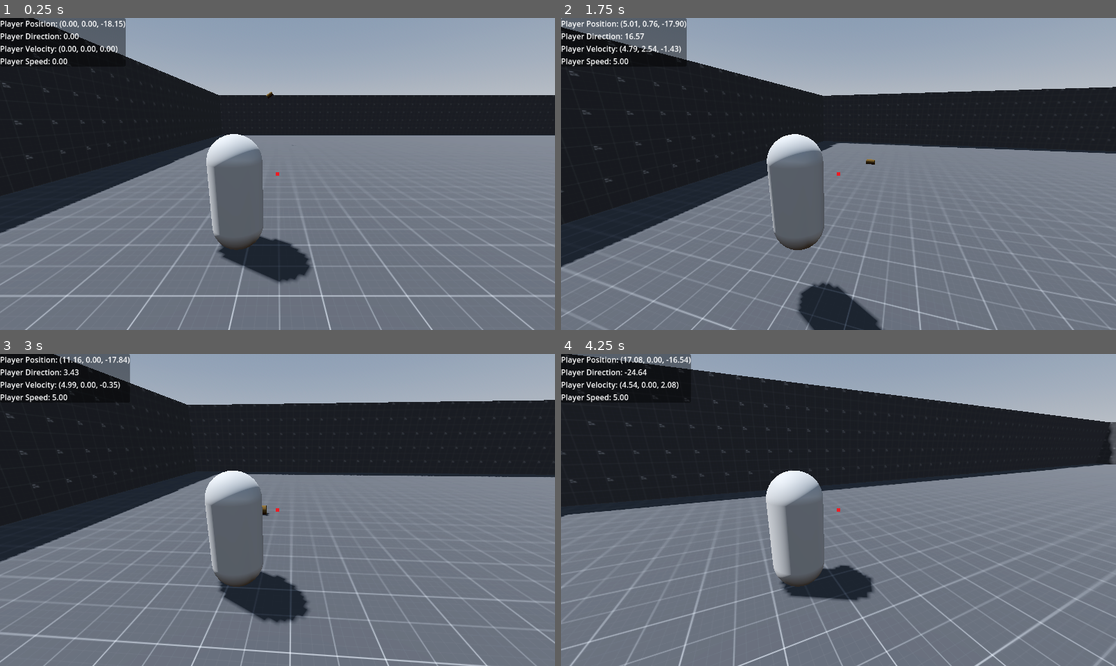
Above: before the commit, frames 1-4 (two rows, left to right).
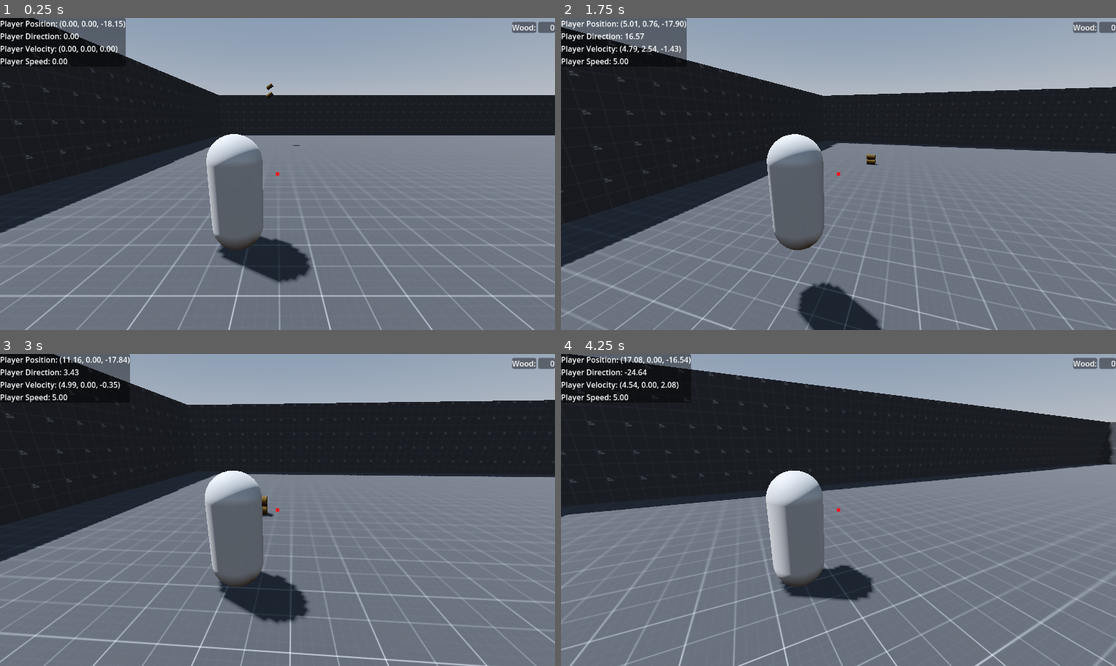
Above: after the commit, the same moments.

Repository: Zokerus/Tamera-Prototype
Game: Godot game, scene res://main.tscn
The game is run twice, just before and just after one commit, with the same random seed, the same clock (stepped at 60 frames per second) and the same inputs.
Inputs (mouse positions are in pixels of both pictures, inside the frame that each line leads up to):
- Up to frame 1 (0.25 s): no input
- Up to frame 2 (1.75 s): tap Enter (ui_accept) at 0.5, 0.77, 1.52 s; move the mouse to (866, 174) at 0.52 s; hold E (Interact, bound only after the commit) 0.53-1.28 s; hold W (Forward) from 0.53 s (still down); move the mouse to (810, 174) at 1.27 s; tap E (Interact, bound only after the commit) at 1.35 s
- Up to frame 3 (3 s): keep holding W (Forward); move the mouse to (288, 503) at 2.02 s; hold E (Interact, bound only after the commit) 2.03-2.78 s; move the mouse to (271, 516) at 2.77 s; tap E (Interact, bound only after the commit) at 2.85 s
- Up to frame 4 (4.25 s): keep holding W (Forward); tap Enter (ui_accept) at 3.02, 3.77 s; move the mouse to (877, 513) at 3.52 s; hold E (Interact, bound only after the commit) from 3.53 s (still down)

The runs differ from the first frame. In frame 1, 0.3% of the frame differs, in the area x 47-100%, y 1-41%; in frame 2, 0.3%; in frame 3, 0.3%, in the area x 47-100%, y 1-53%; in frame 4, 0.3%.

Commit message:
display interactables in gui and despawn

Diff:
--- a/Character/Camera/camera_controller.gd
+++ b/Character/Camera/camera_controller.gd
@@ -4,11 +4,13 @@
 @onready var v_pivot: Node3D = $vPivot
 @onready var shape_cast_3d: ShapeCast3D = $vPivot/SpringArm3D/Node3D/Camera3D/ShapeCast3D
 
-signal interactable_detected(detect: bool)
+signal interactable_detected(objectName: String)
 
 @export var h_Sensetivity: float = 0.005
 @export var v_Sensetivity: float = 0.005
 @export var Invert_YAxis: bool = false
+
+var lastDetectedObject: InteractComponent
 
 # Called when the node enters the scene tree for the first time.
 func _ready() -> void:
@@ -21,17 +23,30 @@
 		v_pivot.rotate_x(-event.relative.y * v_Sensetivity) #turn vertically around the player
 		v_pivot.rotation.x = clampf(v_pivot.rotation.x, -PI*0.25, PI*0.25)
 
-func _physics_process(delta: float) -> void:
+	if event.is_action_pressed("Interact"):
+		if lastDetectedObject:
+			lastDetectedObject.get_parent().queue_free()
+			interactable_detected.emit("")
+
+
+func _process(delta: float) -> void:
 	var object: InteractComponent = Get_Interactable()
-	if object:
-		print(object.get_parent().name)
+	if object != lastDetectedObject:
+		if !object:
+			interactable_detected.emit("")
+		else:
+			interactable_detected.emit(object.get_parent().name)
+		lastDetectedObject = object
+		#print(object.get_parent().name)
 
 func Get_Interactable()-> InteractComponent:
-	for i in shape_cast_3d.get_collision_count():
-		if i > 0 and shape_cast_3d.get_collider(i) is PlayerCharacter:
-			# ShapeCast3D detect the player itself
-			return null
-		if shape_cast_3d.get_collider(i).get_node_or_null("InteractComponent") is InteractComponent:
-			return shape_cast_3d.get_collider(i).get_node_or_null("InteractComponent")
+	for i in range(shape_cast_3d.get_collision_count()):
+		var collider: Object = shape_cast_3d.get_collider(i)
+		if collider:
+			if i > 0 and collider is PlayerCharacter:
+				# ShapeCast3D detect the player itself
+				return null
+			if collider.get_node_or_null("InteractComponent") is InteractComponent:
+				return collider.get_node_or_null("InteractComponent")
 
 	return null
--- a/Character/PlayerController/player_controller.tscn
+++ b/Character/PlayerController/player_controller.tscn
@@ -15,3 +15,5 @@
 
 [node name="Debug UI" parent="CanvasLayer" node_paths=PackedStringArray("player") instance=ExtResource("3_ktnv2")]
 player = NodePath("../../Player")
+
+[connection signal="interactable_detected" from="CameraController" to="CanvasLayer/Debug UI" method="SetInteractable"]
--- a/GUI/Debug/debug_ui.gd
+++ b/GUI/Debug/debug_ui.gd
@@ -4,6 +4,7 @@
 @export var player: PlayerCharacter
 
 @onready var label: Label = $Label
+@onready var interactable: Label = $Interactable
 
 # Called every frame. 'delta' is the elapsed time since the previous frame.
 func _process(delta: float) -> void:
@@ -13,3 +14,11 @@
 	label.text += "Player Velocity: (%.2f, %.2f, %.2f)\n" % [player.velocity.x, player.velocity.y, player.velocity.z]
 	label.text += "Player Speed: %.2f\n" % [player.movementSpeed]
 	#label.text += "Movement Direction: (%.2f, %.2f)\n" % [player.movementDirection.x, player.movementDirection.z]
+
+
+func SetInteractable(objectName: String) -> void:
+	if objectName.length() > 0:
+		interactable.text = objectName
+		interactable.show()
+	else:
+		interactable.hide()
--- a/GUI/Debug/debug_ui.tscn
+++ b/GUI/Debug/debug_ui.tscn
@@ -42,3 +42,43 @@
 grow_vertical = 2
 texture = ExtResource("2_avlpk")
 stretch_mode = 3
+
+[node name="Interactable" type="Label" parent="."]
+visible = false
+layout_mode = 1
+anchors_preset = 8
+anchor_left = 0.5
+anchor_top = 0.5
+anchor_right = 0.5
+anchor_bottom = 0.5
+offset_left = -58.0
+offset_top = 42.0
+offset_right = 62.0
+offset_bottom = 65.0
+grow_horizontal = 2
+grow_vertical = 2
+theme_override_styles/normal = SubResource("StyleBoxFlat_5hsfl")
+text = "Object"
+horizontal_alignment = 1
+
+[node name="HBoxContainer" type="HBoxContainer" parent="."]
+layout_mode = 1
+anchors_preset = 1
+anchor_left = 1.0
+anchor_right = 1.0
+offset_left = -40.0
+offset_bottom = 40.0
+grow_horizontal = 0
+
+[node name="Resources" type="Label" parent="HBoxContainer"]
+layout_mode = 2
+theme_override_styles/normal = SubResource("StyleBoxFlat_5hsfl")
+text = "Wood:"
+
+[node name="WoodNumber" type="Label" parent="HBoxContainer"]
+custom_minimum_size = Vector2(35, 0)
+layout_mode = 2
+theme_override_styles/normal = SubResource("StyleBoxFlat_5hsfl")
+text = "0
+"
+horizontal_alignment = 2
--- a/main.tscn
+++ b/main.tscn
@@ -15,3 +15,6 @@
 
 [node name="Wood" parent="." instance=ExtResource("4_2n442")]
 transform = Transform3D(-4.37114e-08, 0, -1, -0.82709, 0.562069, 3.61533e-08, 0.562069, 0.82709, -2.45688e-08, 14.5702, 4.19314, -18.1455)
+
+[node name="Wood2" parent="." instance=ExtResource("4_2n442")]
+transform = Transform3D(-4.37114e-08, 0, -1, -0.82709, 0.562069, 3.61533e-08, 0.562069, 0.82709, -2.45688e-08, 14.5702, 4.82236, -18.1455)
--- a/project.godot
+++ b/project.godot
@@ -52,6 +52,11 @@
 , Object(InputEventKey,"resource_local_to_scene":false,"resource_name":"","device":-1,"window_id":0,"alt_pressed":false …(186 unchanged characters)…
 ]
 }
+Interact={
+"deadzone": 0.5,
+"events": [Object(InputEventKey,"resource_local_to_scene":false,"resource_name":"","device":-1,"window_id":0,"alt_pressed":false,"shift_pressed":false,"ctrl_pressed":false,"meta_pressed":false,"pressed":false,"keycode":0,"physical_keycode":69,"key_label":0,"unicode":101,"location":0,"echo":false,"script":null)
+]
+}
 
 [layer_names]
 
